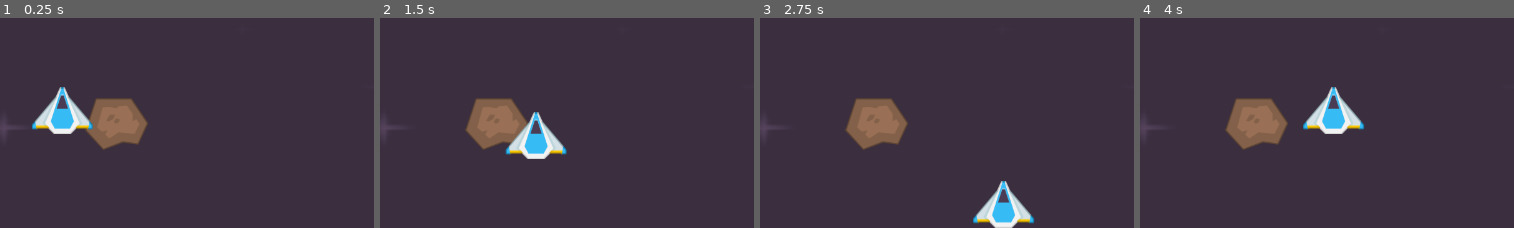
Above: before the commit, frames 1-4 (left to right).
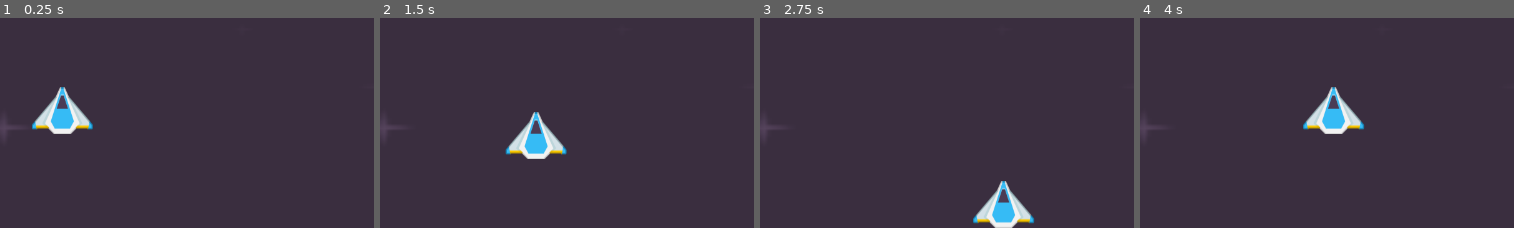
Above: after the commit, the same moments.

Repository: moaiadmhanna/2D-Game
Game: Godot game, scene res://Scenes/level.tscn
Same seed, same stepped clock (60 frames per second), same inputs: the game is played once before the commit and once after it.
Inputs:
- Up to frame 1 (0.25 s): no input
- Up to frame 2 (1.5 s): tap Enter at 0.5 s; hold D (MoveRight) 0.53-1.28 s; hold S (MoveDown) from 1.28 s (still down)
- Up to frame 3 (2.75 s): release S (MoveDown) at 2.03 s; hold D (MoveRight) from 2.03 s (still down)
- Up to frame 4 (4 s): release D (MoveRight) at 2.78 s; hold W (MoveUp) 2.78-3.53 s; hold A (MoveLeft) from 3.53 s (still down)
The pictures show only the part of the screen within x 0-50%, y 1-51%; the shares and areas given below are measured in that part.

The runs differ from the first frame. In frame 1, 3.0% of the frame differs, in the area x 22-40%, y 38-63%; in frame 2, 2.9%; in frame 3, 3.0%; in frame 4, 3.0%.

Commit message:
added generating script for meterors

Diff:
--- a/Scenes/level.gd
+++ b/Scenes/level.gd
@@ -4,12 +4,10 @@
 # Called when the node enters the scene tree for the first time.
 func _ready():
 	pass # Replace with function body.
-
-
-# Called every frame. 'delta' is the elapsed time since the previous frame.
-func _process(delta):
-	pass
-
-
-func _on_timer_timeout():
-	pass # Replace with function body.
+# 1. we need to load the scene:
+var meteor_scene : PackedScene = load("res://Scenes/meteor.tscn")
+func _on_meteor_timer_timeout():
+	# 2. create an instance:
+	var meteor = meteor_scene.instantiate()
+	# 3. attach node to the current tree:
+	$Meteros.add_child(meteor)
--- a/Scenes/level.tscn
+++ b/Scenes/level.tscn
@@ -1,9 +1,8 @@
-[gd_scene load_steps=6 format=3 uid="uid://c13pk3jmloy30"]
+[gd_scene load_steps=5 format=3 uid="uid://c13pk3jmloy30"]
 
 [ext_resource type="Script" path="res://Scenes/level.gd" id="1_5pimt"]
 [ext_resource type="Texture2D" uid="uid://cjep6qmtd7tal" path="res://Backgrounds/darkPurple.png" id="1_8y0d6"]
 [ext_resource type="PackedScene" uid="uid://dguxewag0fa27" path="res://Scenes/player.tscn" id="1_pfh27"]
-[ext_resource type="PackedScene" uid="uid://gwkkickpxfow" path="res://Scenes/meteor.tscn" id="2_3xc3r"]
 
 [sub_resource type="RectangleShape2D" id="RectangleShape2D_tlyy2"]
 size = Vector2(1372.12, 20)
@@ -15,9 +14,6 @@
 position = Vector2(653, 377)
 scale = Vector2(6.55859, 3.87109)
 texture = ExtResource("1_8y0d6")
-
-[node name="Meteor" parent="." instance=ExtResource("2_3xc3r")]
-position = Vector2(187, 221)
 
 [node name="Player" parent="." instance=ExtResource("1_pfh27")]
 
@@ -43,6 +39,8 @@
 rotation = 1.5708
 shape = SubResource("RectangleShape2D_tlyy2")
 
-[node name="Timer" type="Timer" parent="."]
+[node name="MeteorTimer" type="Timer" parent="."]
 
-[connection signal="timeout" from="Timer" to="." method="_on_timer_timeout"]
+[node name="Meteros" type="Node2D" parent="."]
+
+[connection signal="timeout" from="MeteorTimer" to="." method="_on_meteor_timer_timeout"]
--- a/Scenes/meteor.gd
+++ b/Scenes/meteor.gd
@@ -1,5 +1,15 @@
 extends Area2D
 
+func _ready():
+	var randomNumber := RandomNumberGenerator.new()
+	# start Poisiton:
+	var width = get_viewport().get_visible_rect().size[0]
+	var xPosition = randomNumber.randi_range(0,width)
+	var yPoistion = randomNumber.randi_range(-50,-150)
+	position = Vector2(xPosition,yPoistion)
+
+func _process(delta):
+	position += Vector2(0,1.0) * 400 * delta
 
 func _on_body_entered(body):
 	body.health -= 10;
--- a/project.godot
+++ b/project.godot
@@ -19,6 +19,10 @@
 
 window/size/viewport_width=1280
 window/size/viewport_height=720
+
+[editor]
+
+run/main_run_args="–-rendering-driver opengl3"
 
 [input]
 
